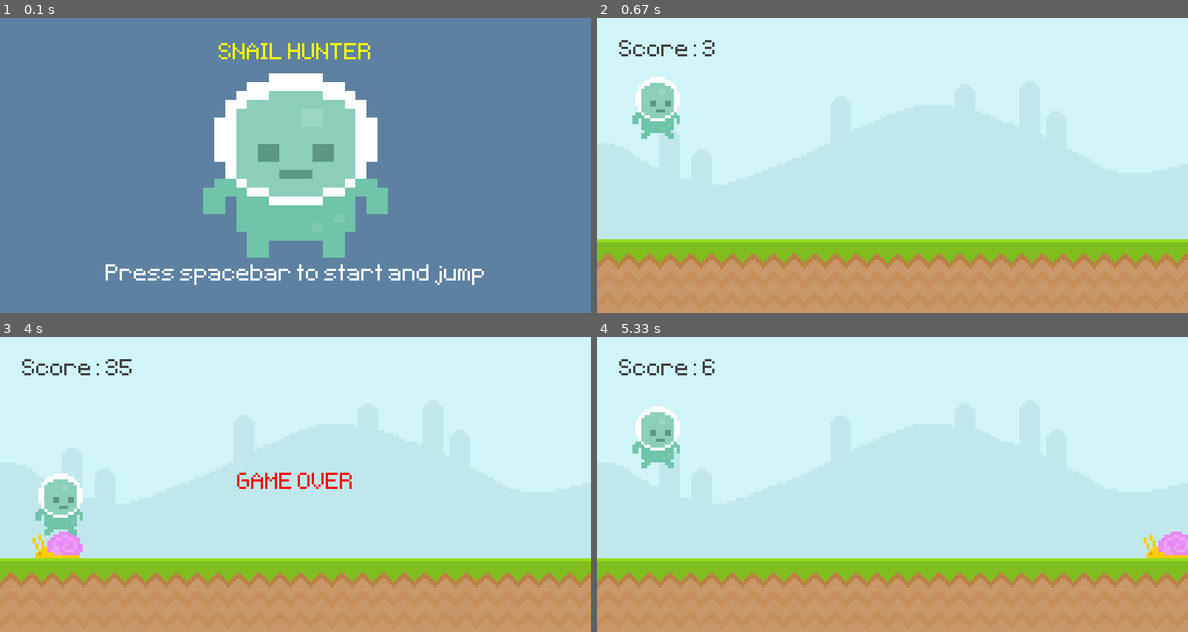
Above: before the commit, frames 1-4 (two rows, left to right).
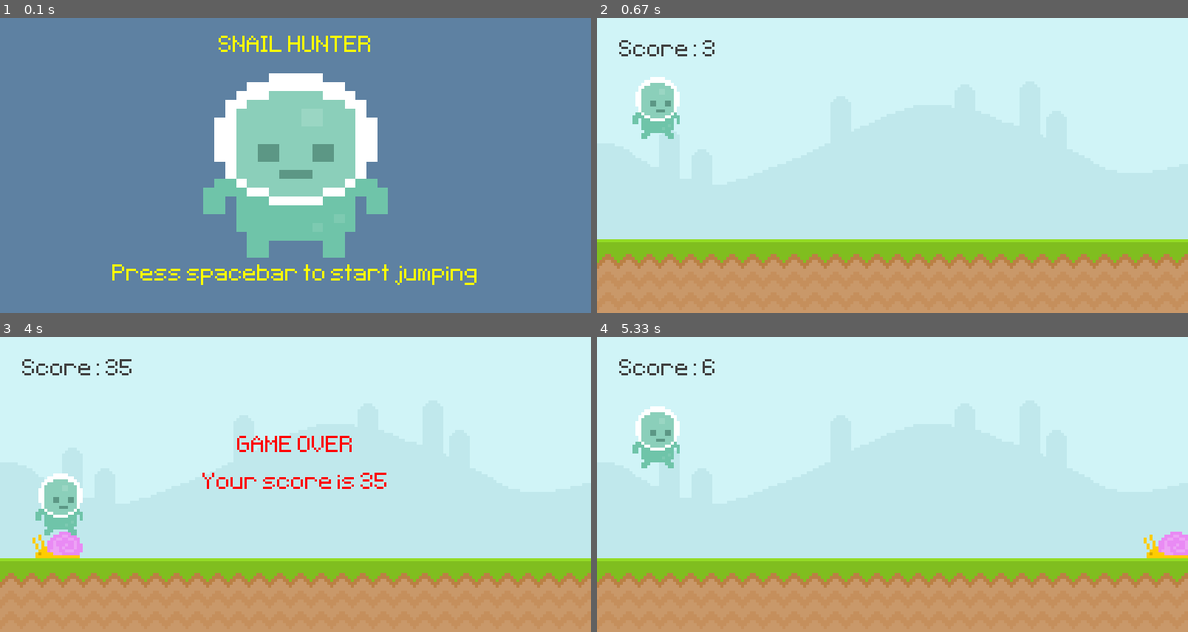
Above: after the commit, the same moments.

Repository: marvneo/pygame-intro
Game: pygame game, started from main.py
The game is run twice, just before and just after one commit, with the same random seed, the same clock (stepped at 60 frames per second) and the same inputs.
Inputs (mouse positions are in pixels of both pictures, inside the frame that each line leads up to):
- Up to frame 1 (0.1 s): no input
- Up to frame 2 (0.67 s): tap Space at 0.33 s
- Up to frame 3 (4 s): click (59, 525) at 1.72 s; click (59, 525) at 3.05 s; click (502, 561) at 3.88 s
- Up to frame 4 (5.33 s): tap Space at 4.67, 5.07 s

The runs differ from the first frame. In frame 1, 2.3% of the frame differs, in the area x 17-82%, y 6-91%; in frame 2, nothing differs; in frame 3, 1.1%; in frame 4, nothing differs.

Commit message:
add score to gameover screen

Diff:
--- a/main.py
+++ b/main.py
@@ -8,7 +8,7 @@
     score_rect = score_surface.get_rect(topleft = (30,30))
     screen.blit(score_surface, score_rect)
 
-
+    return score
 
 pygame.init()
 
@@ -21,12 +21,14 @@
 clock = pygame.time.Clock()
 game_active = False
 start_time = 0
+score = 0
+game_over = False
 # font type
 test_font = pygame.font.Font('font/Pixeltype.ttf', 50)
 # intro screen
 intro_text = test_font.render('SNAIL HUNTER', False, 'yellow').convert()
-intro_text_rect = intro_text.get_rect(center = (400, 50))
-instruction_text = test_font.render('Press spacebar to start and jump', False, 'white').convert()
+intro_text_rect = intro_text.get_rect(center = (400, 40))
+instruction_text = test_font.render('Press spacebar to start jumping', False, 'yellow').convert()
 instruction_text_rect = instruction_text.get_rect(center = (400, 350))
 player_stand = pygame.image.load('graphics/player/player_stand.png').convert_alpha()
 player_stand = pygame.transform.scale(player_stand,(250,250))
@@ -45,8 +47,10 @@
 player_gravity = 0
 # game over
 game_over_text = test_font.render('GAME OVER', False, 'red').convert()
-game_over_rect = game_over_text.get_rect(center =(400,200))
-game_over = False
+
+game_over_rect = game_over_text.get_rect(center =(400,150))
+
+
 
 # runs game
 while True:
@@ -75,7 +79,7 @@
         # renders animation
         screen.blit(sky_surface,(0,0))
         screen.blit(ground_surface,(0,300))
-        display_score()
+        score = display_score()
         # snail movement
         snail_rect.left -= snail_accel
         # loops snail when it leaves the screen
@@ -99,7 +103,9 @@
     else:
         if game_over:
             screen.blit(game_over_text, game_over_rect)
-
+            game_over_score_text = test_font.render('Your score is '+ f'{score}', False, 'red').convert()
+            game_over_score_rect = game_over_score_text.get_rect(center =(400,200))
+            screen.blit(game_over_score_text, game_over_score_rect)
             for event in pygame.event.get():
                 if event.type == pygame.QUIT:
                     pygame.quit()
